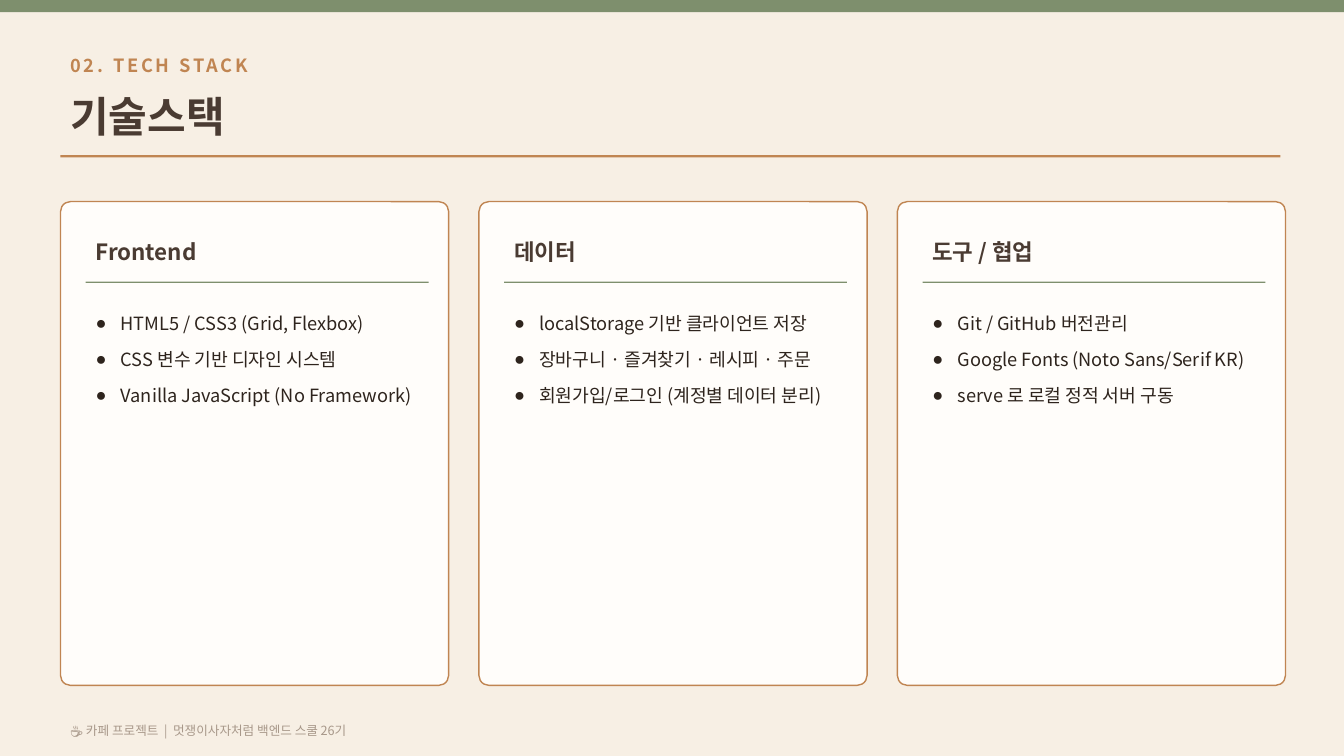
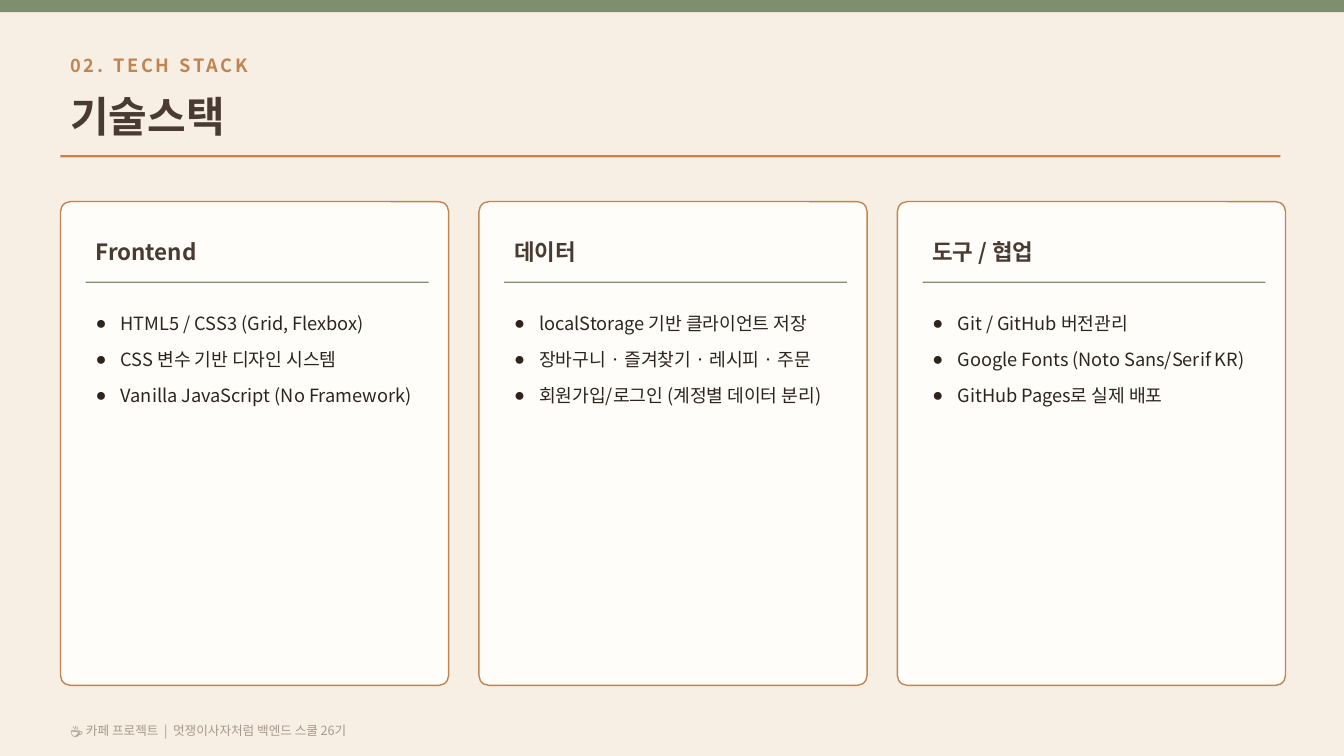
Before and after one commit to kjy-ux/cafe, a slide deck: slide 2 of 발표자료.pptx. Drawn at 1344x756 pixels with LibreOffice and Linux fonts; fonts in the diff are those of the drawing. Boxes give left, top, right and bottom in pixels: in the first picture for what was removed or moved away, otherwise in the second. Text is boxed around its words. In the diff, an @@ line names an element or a change of style, - is before the commit and + after.

Commit message:
발표자료/대본에 GitHub Pages 배포, 장바구니 미리보기, 이미지 경로 트러블슈팅 반영

```diff
--- a/발표자료.pptx
+++ b/발표자료.pptx
@@ text at [958, 387, 1162, 407]: text changed @@
-● serve 로 로컬 정적 서버 구동
+● GitHub Pages로 실제 배포
```
Also in this commit, not shown: 2 other slides changed, 3 other files.
